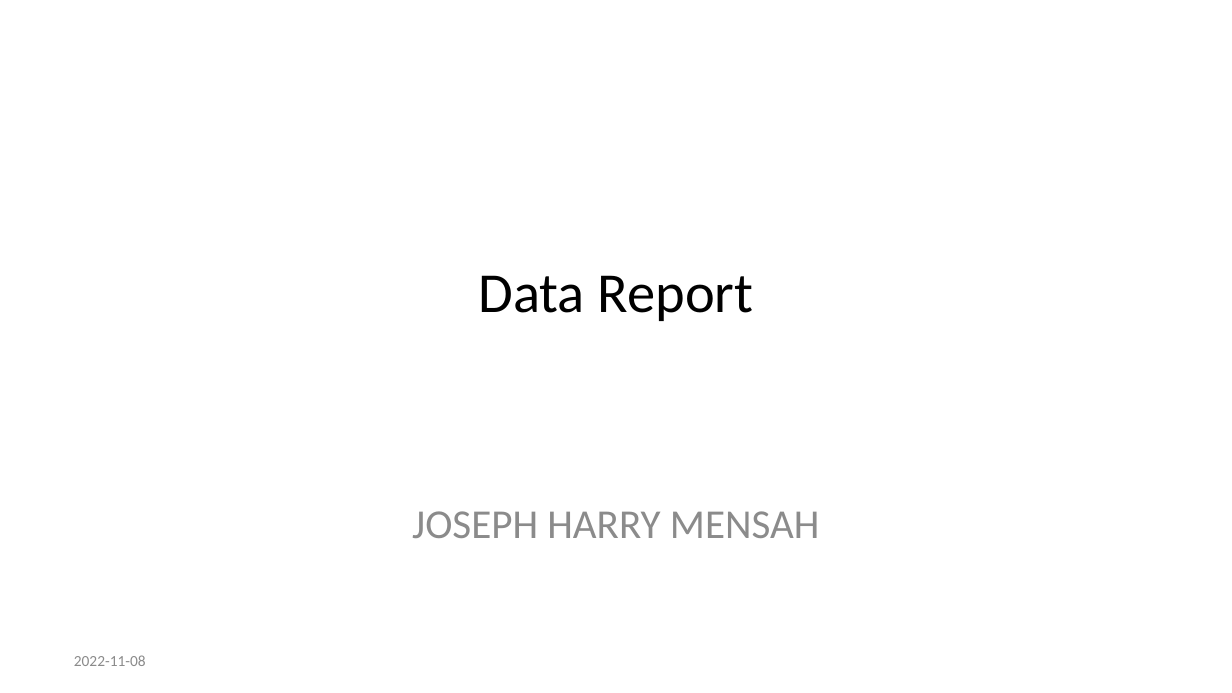
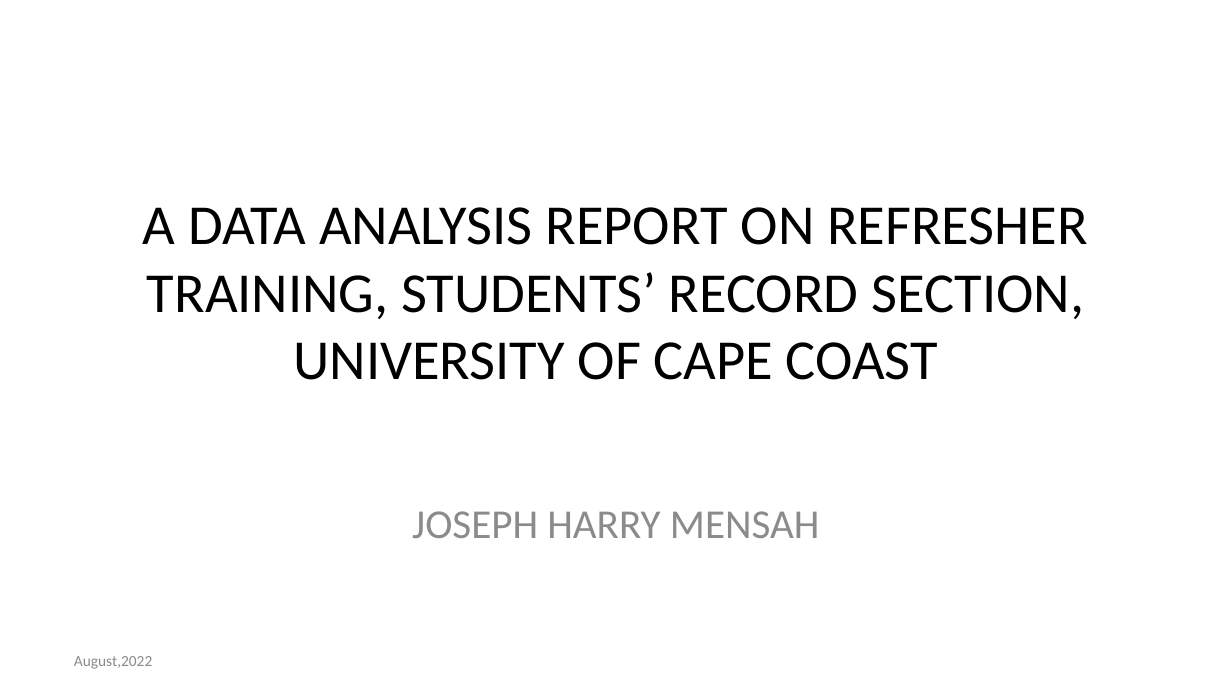
Before and after one commit to Harry6234/Data-Analyis-on-Refresher-Training, a slide deck: slide 1 of data_report.pptx. Drawn at 1232x693 pixels with LibreOffice and Linux fonts; fonts in the diff are those of the drawing. Boxes give left, top, right and bottom in pixels: in the first picture for what was removed or moved away, otherwise in the second. Text is boxed around its words. In the diff, an @@ line names an element or a change of style, - is before the commit and + after.

```diff
--- a/data_report.pptx
+++ b/data_report.pptx
@@ title at [143,207,1088,380]: text changed @@
-Data Report
+A DATA ANALYSIS REPORT ON REFRESHER TRAINING, STUDENTS’ RECORD SECTION, UNIVERSITY OF CAPE COAST
@@ text at [74,656,152,669]: text changed @@
-2022-11-08
+August,2022
```
Also in this commit, not shown: 4 other slides changed, 19 slides added, 4 slides removed, 2 other files.
